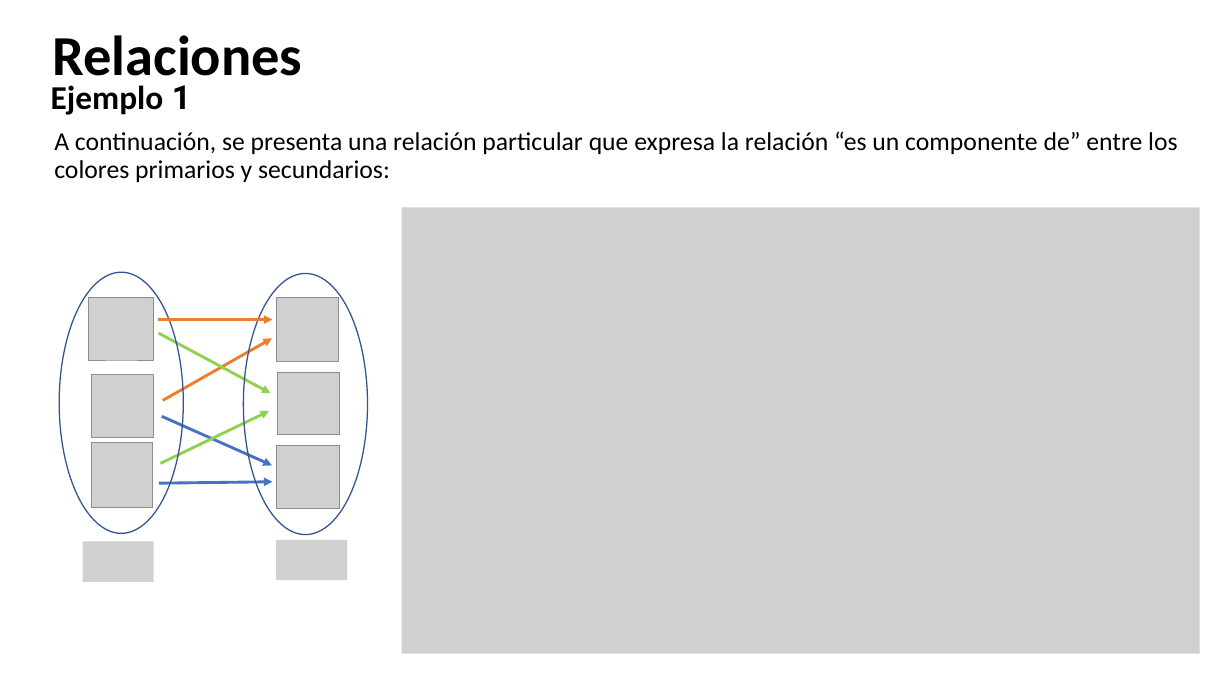
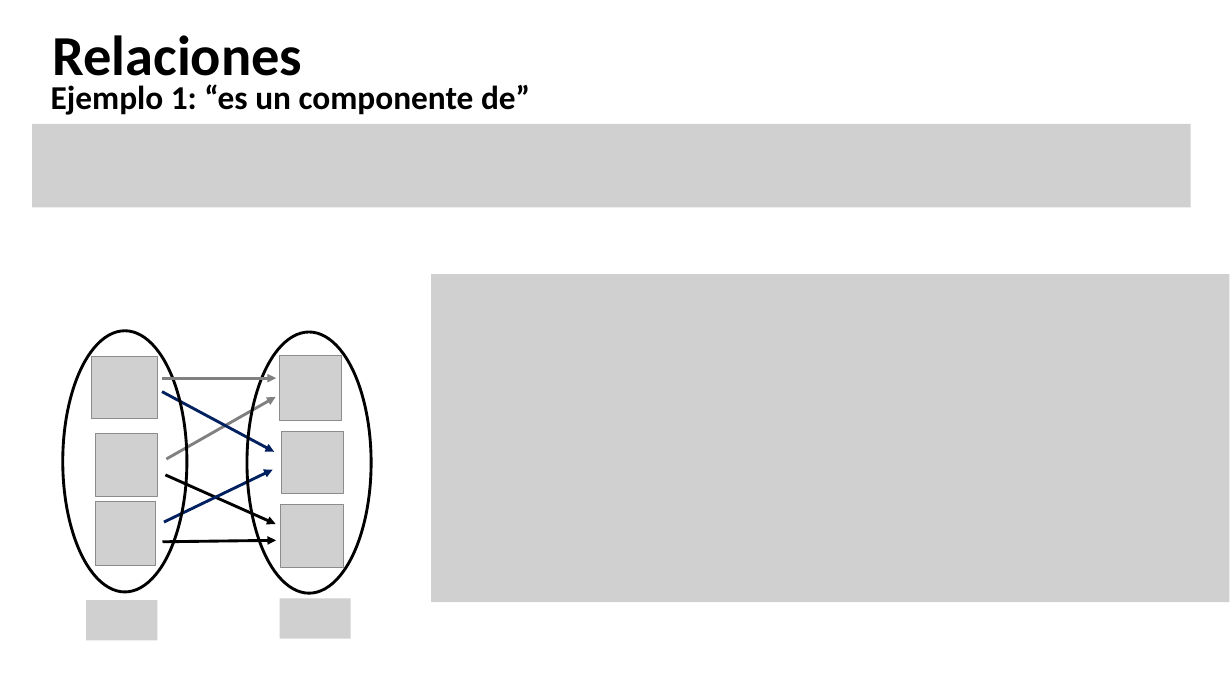
Before and after one commit to discretas1-udea/apuntes_clases_2026-2, a slide deck: slide 18 of clase-15/apuntes_clase15.pptx (slide 17 before the commit). Drawn at 1232x693 pixels with LibreOffice and Linux fonts; fonts in the diff are those of the drawing; grey boxes stand for pictures. Boxes give left, top, right and bottom in pixels: in the first picture for what was removed or moved away, otherwise in the second. Text is boxed around its words. In the diff, an @@ line names an element or a change of style, - is before the commit and + after.

```diff
--- a/clase-15/apuntes_clase15.pptx
+++ b/clase-15/apuntes_clase15.pptx
@@ text at (51,84,530,115): text changed @@
-Ejemplo 1
+Ejemplo 1: “es un componente de”
@@ picture added at (32,124,1191,207) @@
@@ text removed at (54,131,1177,182) @@
-A continuación, se presenta una relación particular que expresa la relación “es un componente de” entre los colores primarios y secundarios:
@@ picture: place and size @@
-picture at (402,207,1201,653)
+picture at (432,274,1230,603)
@@ ellipse at (63,331,187,592): outline #325491 1 pt to #000000 2.25 pt @@
@@ ellipse at (247,332,371,593): outline #325491 1 pt to #000000 2.25 pt @@
@@ arrow (162, 378) - (276, 378): stroke #ED7D31 2.25 pt to #808080 2.25 pt @@
@@ arrow (162, 392) - (274, 452): stroke #92D050 2.25 pt to #002060 2.25 pt @@
@@ arrow (166, 459) - (275, 397): stroke #ED7D31 2.25 pt to #808080 2.25 pt @@
@@ arrow (164, 522) - (273, 470): stroke #92D050 2.25 pt to #002060 2.25 pt @@
@@ arrow (165, 475) - (275, 524): stroke #4472C4 2.25 pt to #000000 2.25 pt @@
@@ picture removed at (82,542,153,582) @@
@@ 6 pictures, 6 arrows, 2 ellipses: place and size @@
-6 pictures, 6 arrows, 2 ellipses at (59,273,367,535)
+6 pictures, 6 arrows, 2 ellipses at (63,331,371,593)
@@ arrow (163, 542) - (276, 541): stroke #4472C4 2.25 pt to #000000 2.25 pt @@
@@ picture removed at (276,540,348,580) @@
@@ picture added at (280,599,351,640) @@
@@ picture added at (86,600,157,640) @@
```
Also in this commit, not shown: 27 other slides changed, 5 slides added, 5 slides removed, 5 other files.
